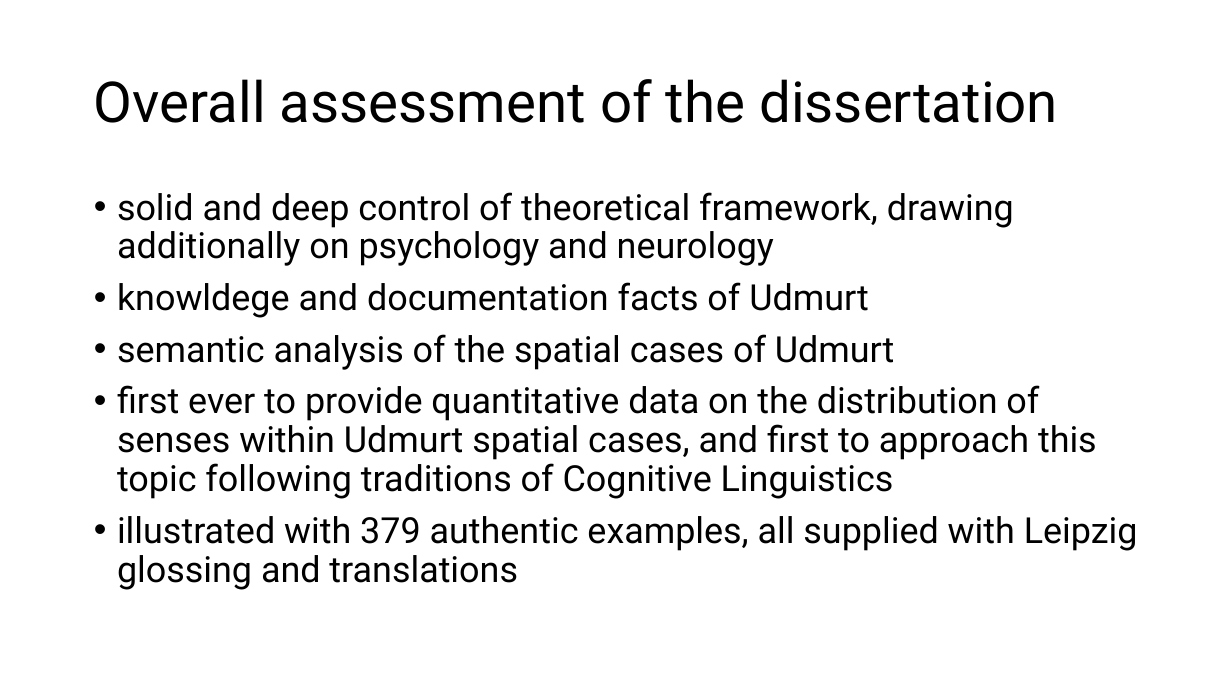
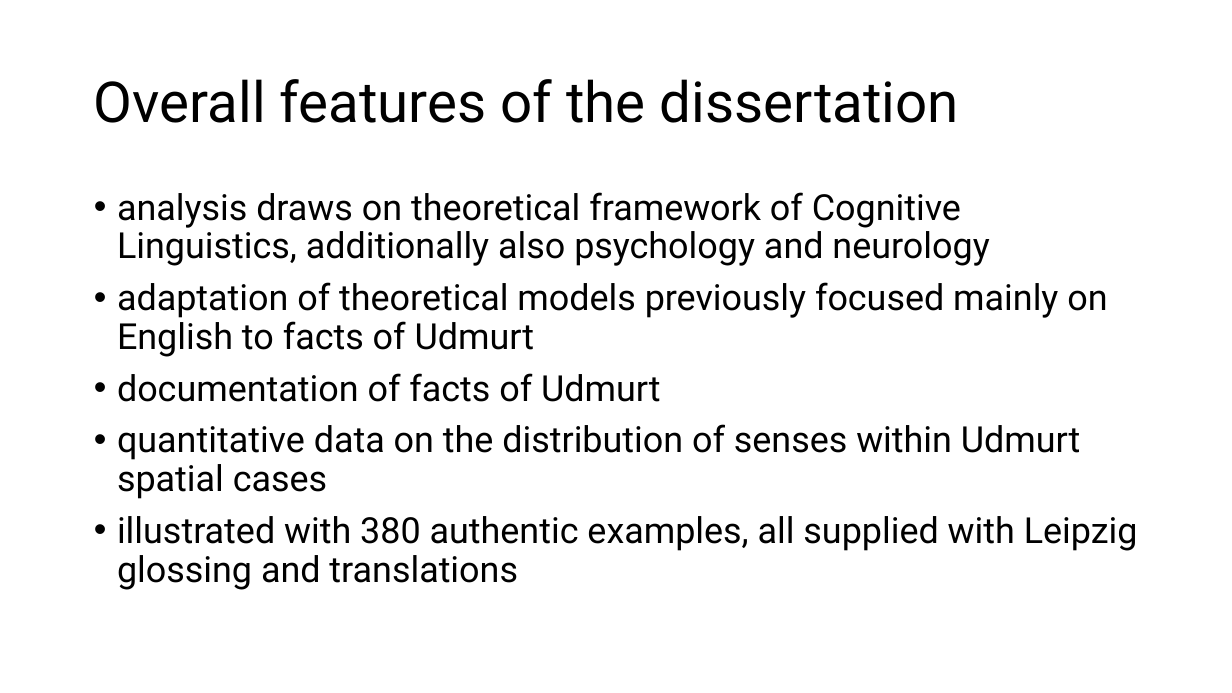
Before and after one commit to lajanda/lajanda.github.io, a slide deck: slide 4 of conference presentations/Defense_Erkkila.pptx (slide 2 before the commit). Drawn at 1232x693 pixels with LibreOffice and Linux fonts; fonts in the diff are those of the drawing. Boxes give left, top, right and bottom in pixels: in the first picture for what was removed or moved away, otherwise in the second. Text is boxed around its words. In the diff, an @@ line names an element or a change of style, - is before the commit and + after.

```diff
--- a/conference presentations/Defense_Erkkila.pptx
+++ b/conference presentations/Defense_Erkkila.pptx
@@ title at (x1=94, y1=79, x2=959, y2=123): text changed @@
-Overall assessment of the dissertation
+Overall features of the dissertation
@@ text at (x1=117, y1=192, x2=1138, y2=590): text changed @@
-• solid and deep control of theoretical framework, drawing additionally on psychology and neurology
-• knowldege and documentation facts of Udmurt
-• semantic analysis of the spatial cases of Udmurt
-• first ever to provide quantitative data on the distribution of senses within Udmurt spatial cases, and first to approach this topic following traditions of Cognitive Linguistics
-• illustrated with 379 authentic examples, all supplied with Leipzig glossing and translations
+• analysis draws on theoretical framework of Cognitive Linguistics, additionally also psychology and neurology
+• adaptation of theoretical models previously focused mainly on English to facts of Udmurt
+• documentation of facts of Udmurt
+• quantitative data on the distribution of senses within Udmurt spatial cases
+• illustrated with 380 authentic examples, all supplied with Leipzig glossing and translations
```
Also in this commit, not shown: 17 other slides changed, 6 slides added, 1 slide removed, 1 other file.
